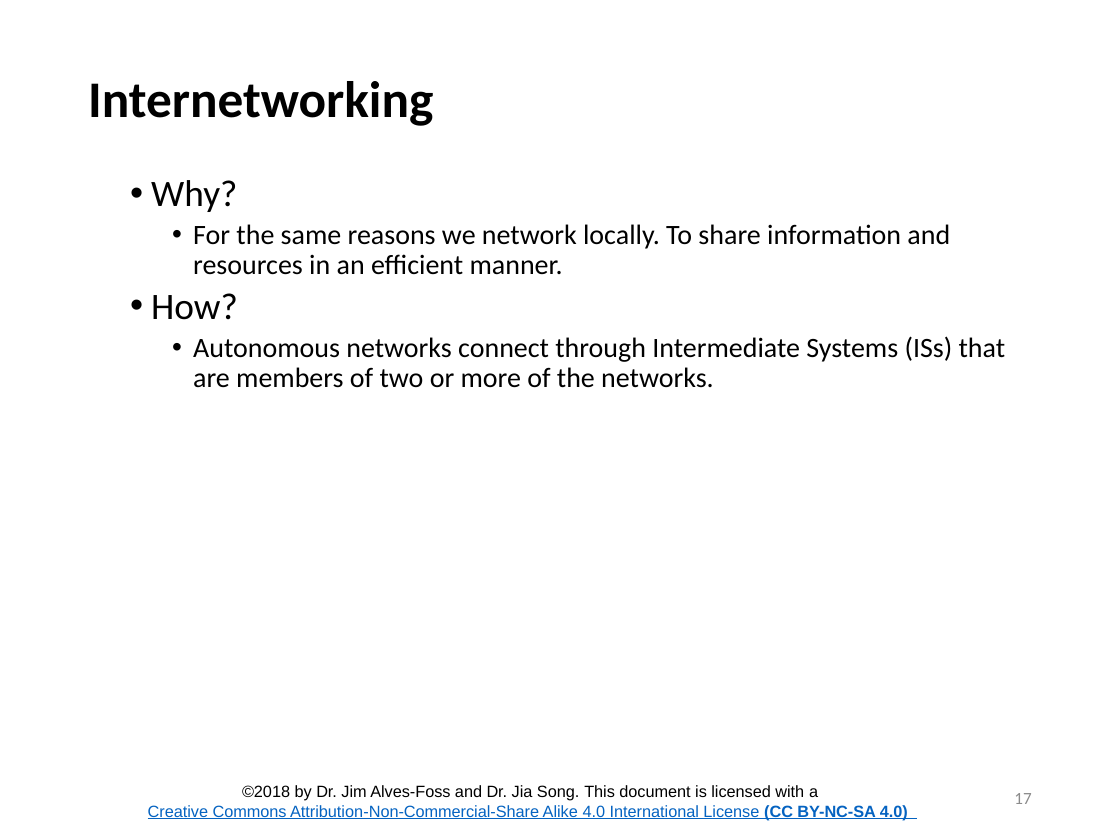
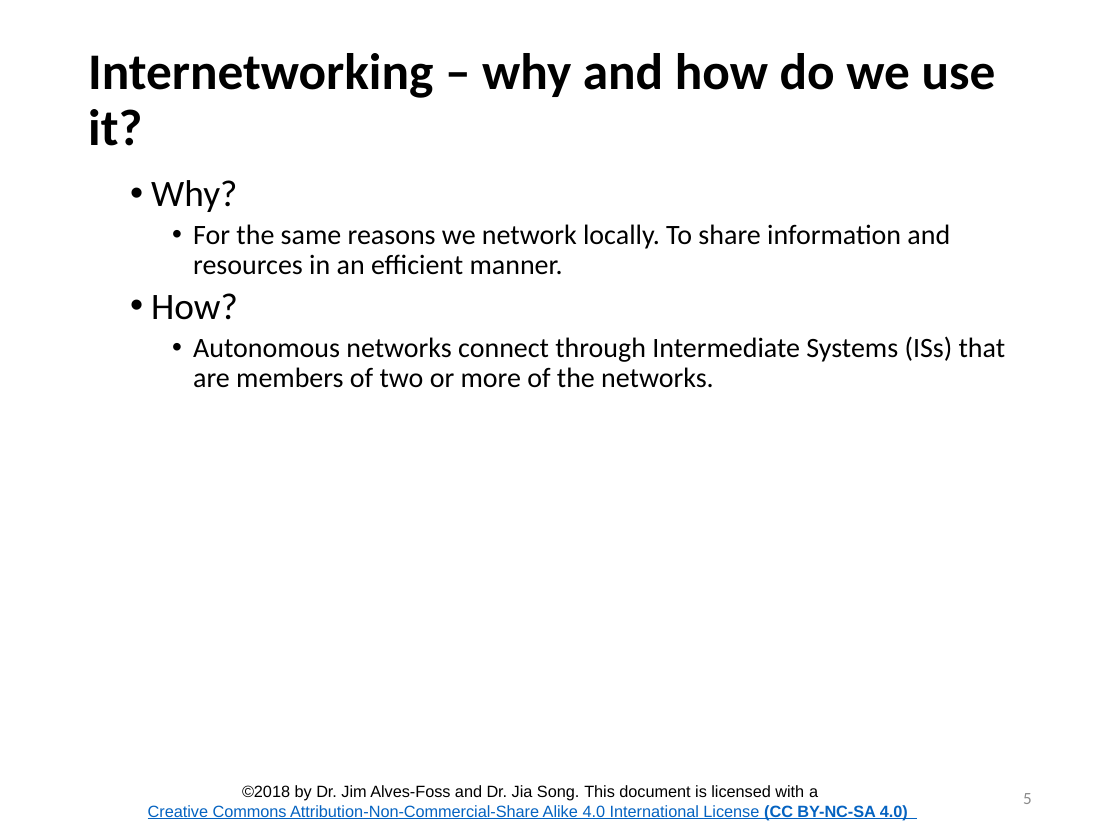
Before and after one commit to CenterForSecureAndDependableSystems/Teaching-Materials, a slide deck: slide 5 of Network-Security/Module_1 Internetworking/Lesson_2_Internetworking.pptx (slide 17 before the commit). Drawn at 1120x840 pixels with LibreOffice and Linux fonts; fonts in the diff are those of the drawing; background and template pictures are left out. Boxes give left, top, right and bottom in pixels: in the first picture for what was removed or moved away, otherwise in the second. Text is boxed around its words. In the diff, an @@ line names an element or a change of style, - is before the commit and + after.

```diff
--- a/Network-Security/Module_1 Internetworking/Lesson_2_Internetworking.pptx
+++ b/Network-Security/Module_1 Internetworking/Lesson_2_Internetworking.pptx
@@ title at <box>88,53,996,146</box>: text changed @@
-Internetworking
+Internetworking – why and how do we use it?
@@ page number at <box>1023,793,1032,804</box>: text changed @@
-17
+5
```
Also in this commit, not shown: 60 other slides changed, 12 slides removed, 4 other files.
